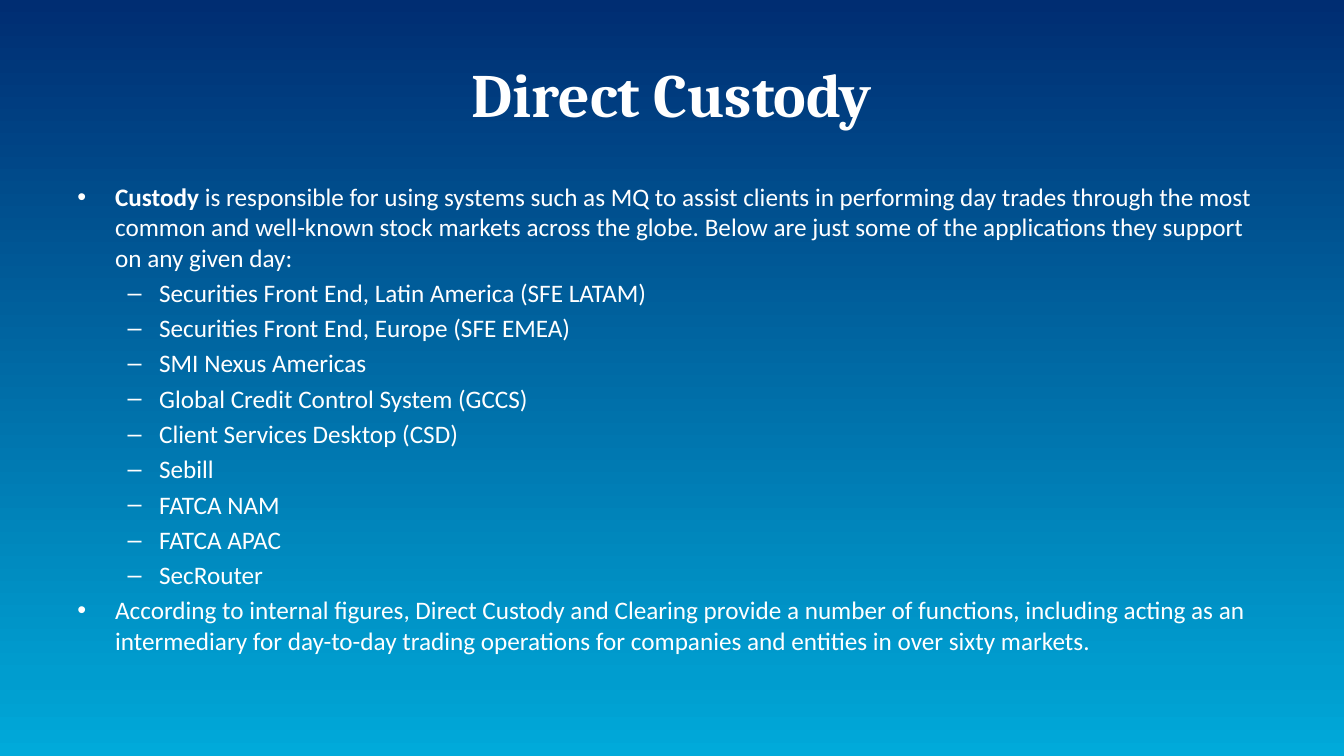
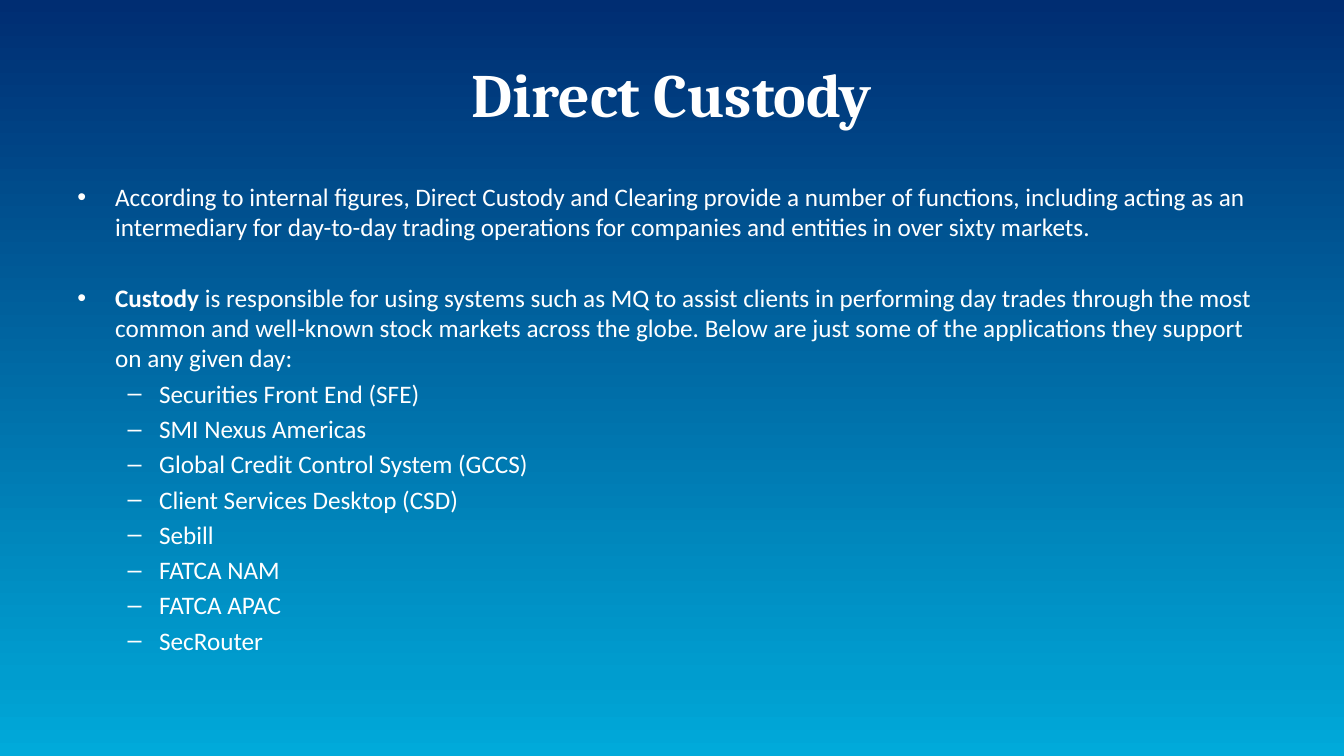
Before and after one commit to AsamiT/selflearn, a slide deck: slide 5 of InternProject.pptx. Drawn at 1344x756 pixels with LibreOffice and Linux fonts; fonts in the diff are those of the drawing. Boxes give left, top, right and bottom in pixels: in the first picture for what was removed or moved away, otherwise in the second. Text is boxed around its words. In the diff, an @@ line names an element or a change of style, - is before the commit and + after.

```diff
--- a/InternProject.pptx
+++ b/InternProject.pptx
@@ text at (115,188,1244,241): paragraph added @@
+• According to internal figures, Direct Custody and Clearing provide a number of functions, including acting as an intermediary for day-to-day trading operations for companies and entities in over sixty markets.
@@ text at (159,384,420,407): text changed @@
-  – Securities Front End, Latin America (SFE LATAM)
-  – Securities Front End, Europe (SFE EMEA)
+  – Securities Front End (SFE)
@@ text at (115,601,1244,655): paragraph removed @@
-• According to internal figures, Direct Custody and Clearing provide a number of functions, including acting as an intermediary for day-to-day trading operations for companies and entities in over sixty markets.
```
Also in this commit, not shown: 4 other slides changed, 1 slide added.
